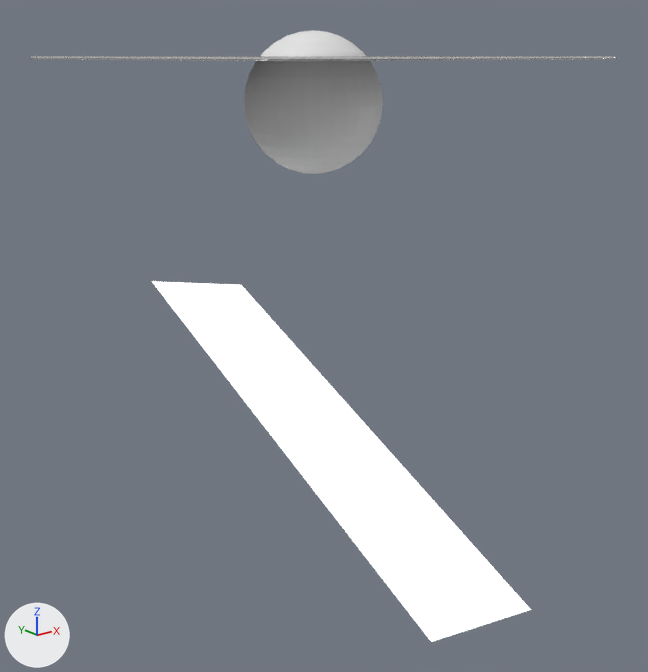
Two versions of the glTF model herdmodel_platte.glb, one commit apart.
Rendered twice from a 50 mm camera at (-8.26, -10.56, 0.67) aimed at (0.0, -0.25, -3.46). The lights are fixed; the arrows at lower left show +X, +Y and +Z. Where no turn or scale is listed for an object, it has been applied to the vertices.
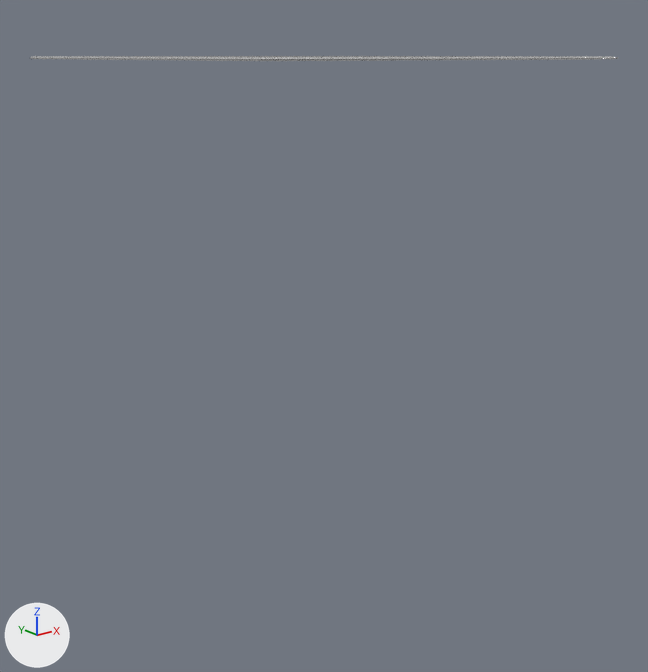
Pixel boxes [x1, y1, x2, y2] of what changed, in the pictures (648 x 672 px):
'Plane', deleted: before [151, 281, 531, 642]
'Sphere', deleted: before [244, 30, 383, 174]

The change in detail:
Object 'Plane' (ob_plane) is deleted.
Object 'Sphere' (ob_sphere) is deleted.
